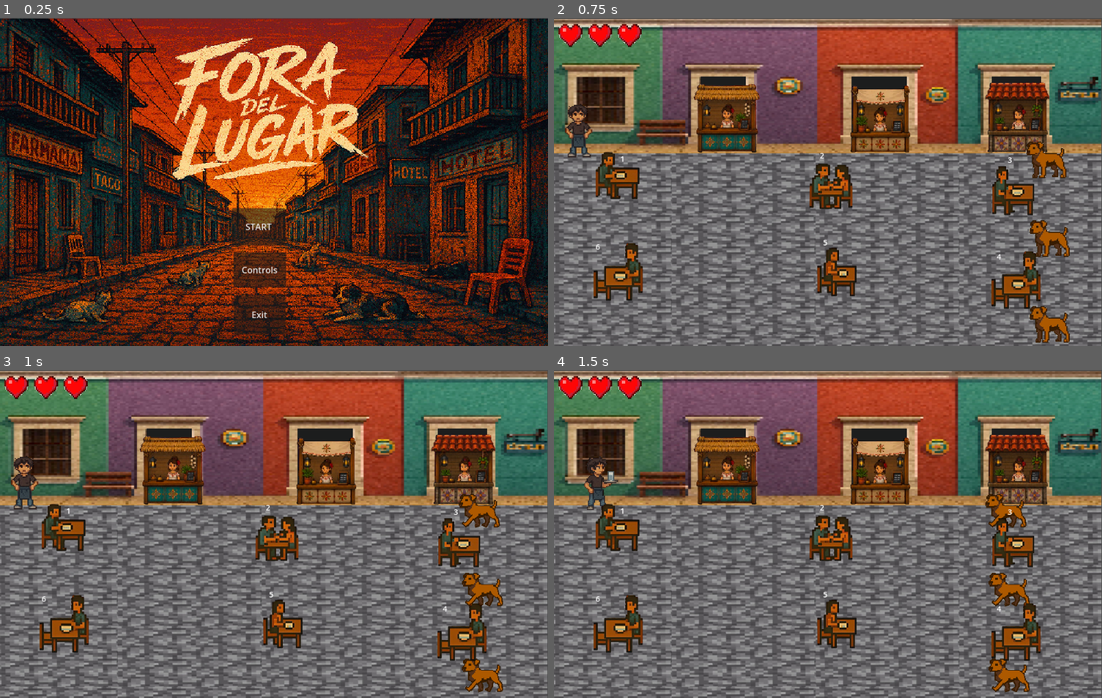
Above: before the commit, frames 1-4 (two rows, left to right).
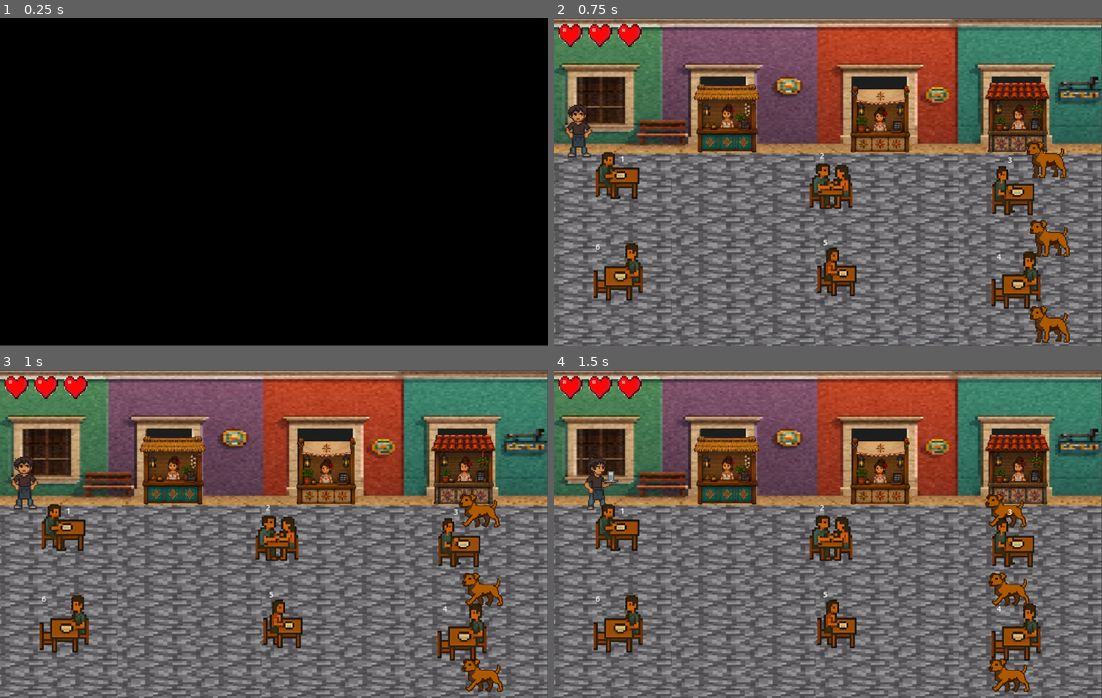
Above: after the commit, the same moments.

Repository: Aldair-Canul/Facultad-de-Ingenieria---Fora-de-Lugar
Game: Godot game, scene res://Scenes/Menu/intro_video.tscn
The game is run twice, just before and just after one commit, with the same random seed, the same clock (stepped at 60 frames per second) and the same inputs. Before the commit the project starts from res://Scenes/Menu/MenuInicio.tscn. Video files are missing from this copy of the repository; at most half a second of black plays in their place.
Inputs (mouse positions are in pixels of both pictures, inside the frame that each line leads up to):
- Up to frame 1 (0.25 s): no input
- Up to frame 2 (0.75 s): click (811, 227) at 0.5 s, where only the run before the commit has a clickable "START"
- Up to frame 3 (1 s): no input
- Up to frame 4 (1.5 s): tap Enter at 1.25 s; hold Right from 1.28 s (still down)

The runs differ from the first frame. In frame 1, 86% of the frame differs, in the area x 0-100%, y 0-100%; in frame 2, nothing differs; in frame 3, nothing differs; in frame 4, nothing differs.

Commit message:
Se añadió la escena y scripts de la intro del videojuego

Diff:
--- a/Proyecto-Infomatrix/Godot-Engine/Scenes/Menu/intro_video.tscn
+++ b/Proyecto-Infomatrix/Godot-Engine/Scenes/Menu/intro_video.tscn
@@ -1,9 +1,9 @@
 [gd_scene format=3 uid="uid://c5d7fxxmm3f7n"]
 
-[ext_resource type="VideoStream" uid="uid://be4poe13xjg5e" path="res://images/MenuInicio/video-combi-intro.ogv" id="1_eaqim"]
-[ext_resource type="Script" uid="uid://bfcwrvxktkayl" path="res://Scenes/Menu/intro_video.gd" id="1_vo18i"]
+[ext_resource type="Script" uid="uid://3wds5sp6raj5" path="res://intro_video.gd" id="1_vo18i"]
+[ext_resource type="VideoStream" uid="uid://be4poe13xjg5e" path="res://images/MenuInicio/video-combi-intro.ogv" id="2_kneg4"]
 
-[node name="IntroVideo" type="Control" unique_id=1921721915]
+[node name="IntroVideo" type="Control" unique_id=378710073]
 layout_mode = 3
 anchors_preset = 15
 anchor_right = 1.0
@@ -12,11 +12,11 @@
 grow_vertical = 2
 script = ExtResource("1_vo18i")
 
-[node name="VideoStreamPlayer" type="VideoStreamPlayer" parent="." unique_id=731214337]
+[node name="VideoStreamPlayer" type="VideoStreamPlayer" parent="." unique_id=830109224]
 layout_mode = 0
-offset_right = 998.0
-offset_bottom = 596.0
-stream = ExtResource("1_eaqim")
+offset_right = 1000.0
+offset_bottom = 599.0
+stream = ExtResource("2_kneg4")
 autoplay = true
 expand = true
 
--- /dev/null
+++ b/Proyecto-Infomatrix/Godot-Engine/intro_video.gd
@@ -0,0 +1,14 @@
+extends Control
+
+const ESCENA_MENU = "res://Scenes/Menu/MenuInicio.tscn"
+
+func _ready():
+	$VideoStreamPlayer.grab_focus()
+
+func _on_video_stream_player_finished():
+	get_tree().change_scene_to_file(ESCENA_MENU)
+
+func _input(event):
+	if event is InputEventKey and event.is_pressed():
+		# Detiene el video y nos manda directo al menú
+		get_tree().change_scene_to_file(ESCENA_MENU)
--- a/Proyecto-Infomatrix/Godot-Engine/project.godot
+++ b/Proyecto-Infomatrix/Godot-Engine/project.godot
@@ -11,7 +11,7 @@
 [application]
 
 config/name="Fora Meserear260701"
-run/main_scene="uid://c3xlbl06486ox"
+run/main_scene="uid://c5d7fxxmm3f7n"
 config/features=PackedStringArray("4.6", "Forward Plus")
 config/icon="res://icon.svg"
 
Not shown, added: Proyecto-Infomatrix/Godot-Engine/intro_video.gd.uid
